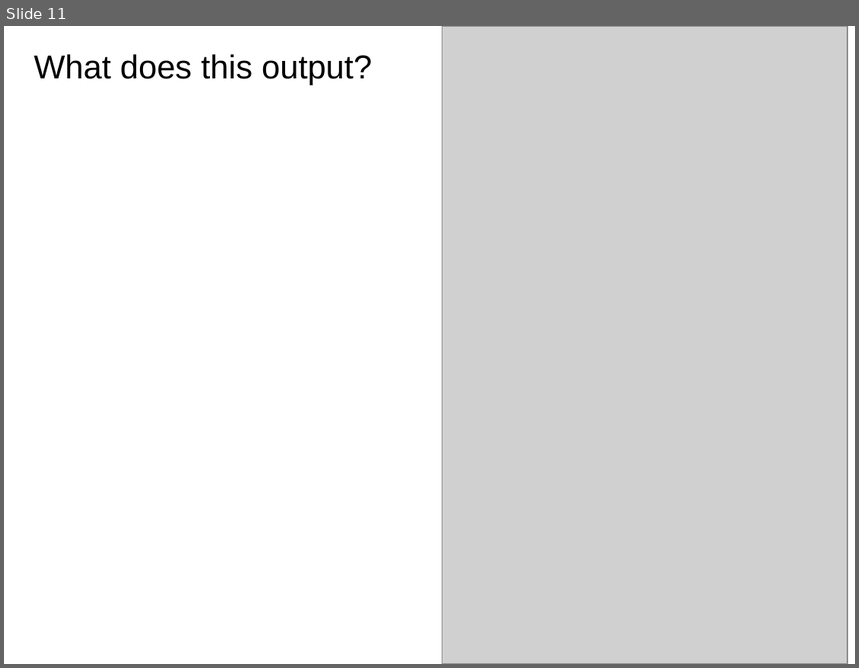
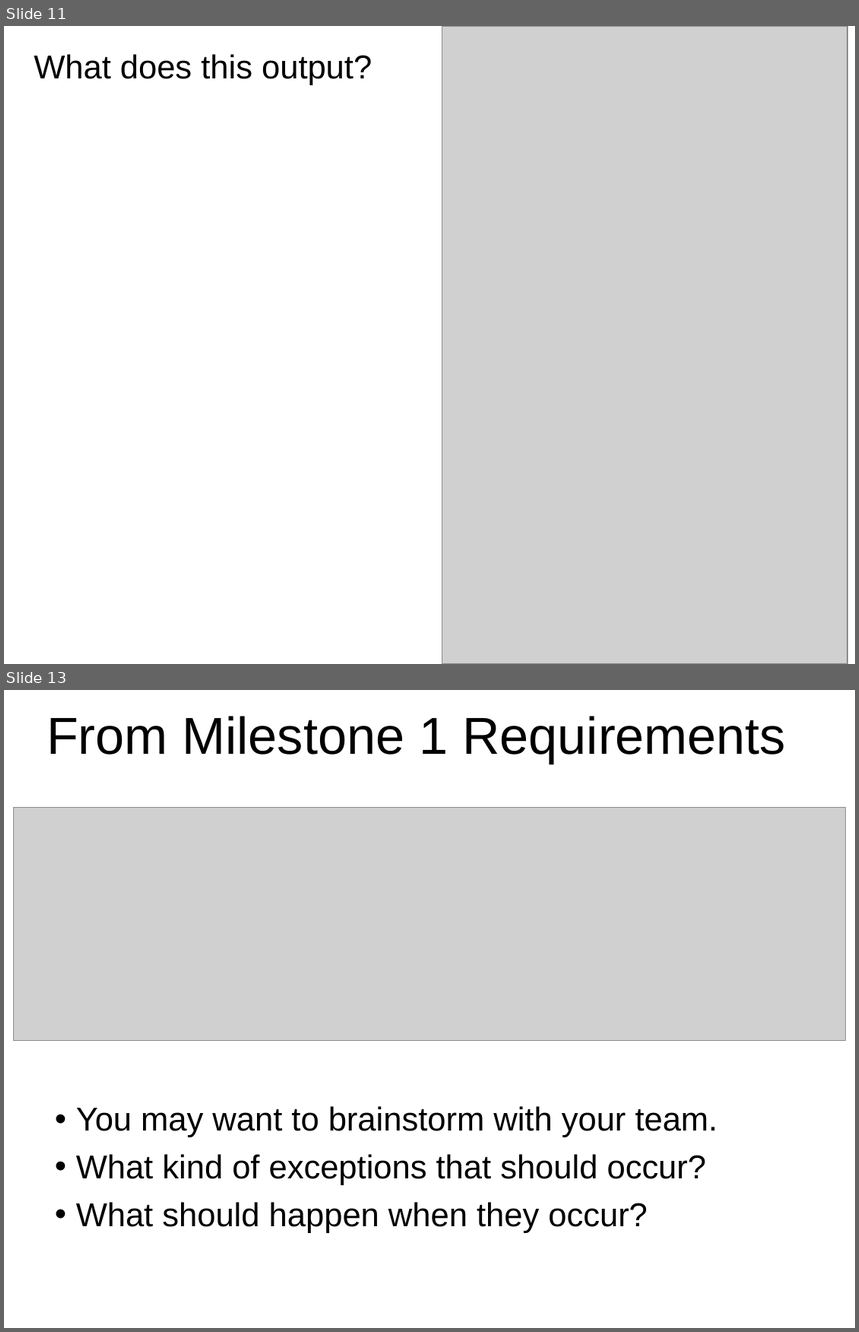
Before and after one commit to RHIT-CSSE/csse220, a slide deck: ClassMaterials/OOAndExceptions/Slides/Part3-ExceptionHandling.pptx. Shown one above the other, each under a label of ours: slide 11 before the commit, slides 11 and 13 after it; the slides between them are not shown. The pictures are 859x668 and 859x1332 pixels, drawn with LibreOffice and Linux fonts; fonts in the diff are those of the drawing; grey boxes stand for pictures. Boxes give left, top, right and bottom in pixels: in the first picture for what was removed or moved away, otherwise in the second. Text is boxed around its words. In the diff, an @@ line names an element or a change of style, - is before the commit and + after.

```diff
--- a/ClassMaterials/OOAndExceptions/Slides/Part3-ExceptionHandling.pptx
+++ b/ClassMaterials/OOAndExceptions/Slides/Part3-ExceptionHandling.pptx
@@ slide 13 added at <box>4,690,855,1328</box>, background #FFFFFF @@
@@ title added at <box>47,716,786,764</box>, 44 pt, text #000000 @@
+From Milestone 1 Requirements
@@ picture added at <box>13,808,845,1042</box> @@
@@ subtitle added at <box>76,1106,718,1233</box>, 28 pt, text #000000 @@
+• You may want to brainstorm with your team.
+• What kind of exceptions that should occur?
+• What should happen when they occur?
```
Also in this commit, not shown: 1 slide changed.
